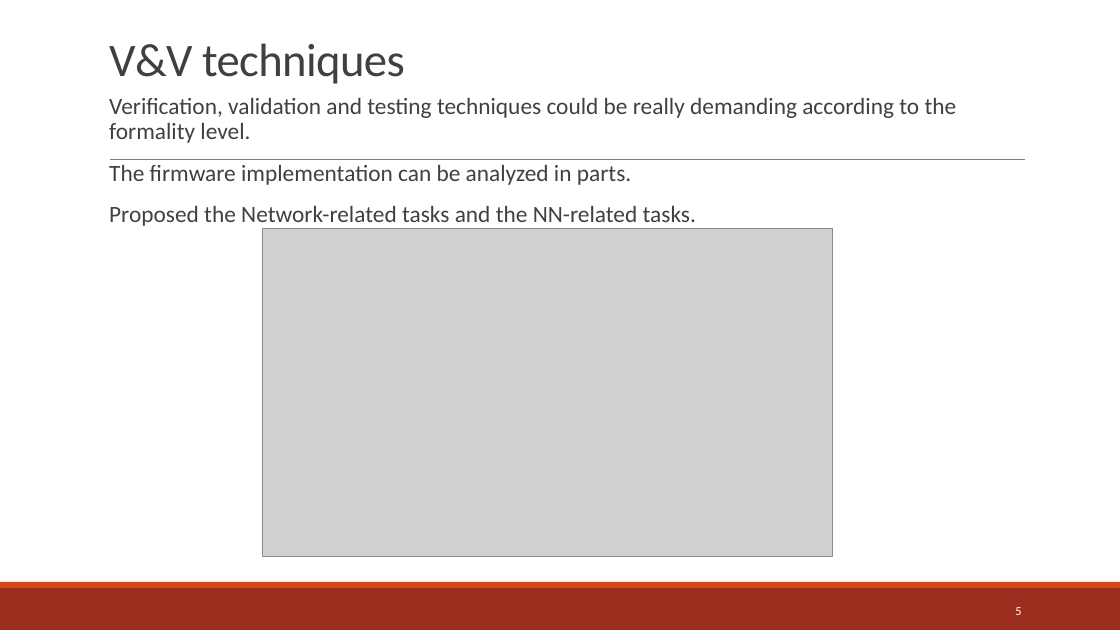
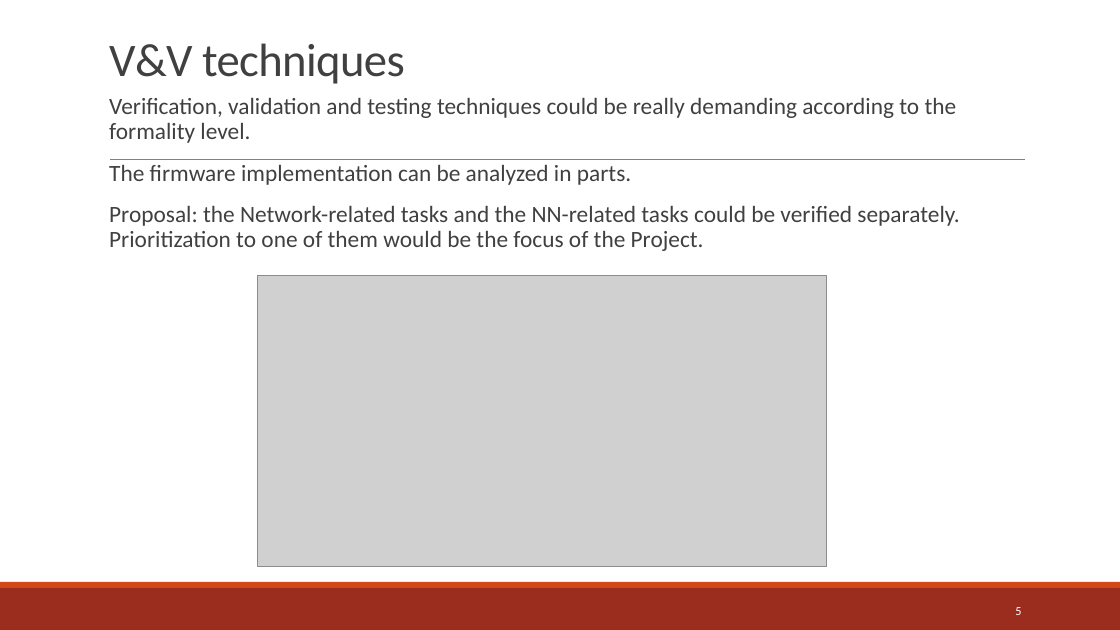
Before and after one commit to jreyesa0901/master_thesis, a slide deck: slide 5 of Resources/MA Proposal Reyes v2.pptx. Drawn at 1120x630 pixels with LibreOffice and Linux fonts; fonts in the diff are those of the drawing; grey boxes stand for pictures. Boxes give left, top, right and bottom in pixels: in the first picture for what was removed or moved away, otherwise in the second. Text is boxed around its words. In the diff, an @@ line names an element or a change of style, - is before the commit and + after.

```diff
--- a/Resources/MA Proposal Reyes v2.pptx
+++ b/Resources/MA Proposal Reyes v2.pptx
@@ text at (109, 206, 959, 251): text changed @@
-  Proposed the Network-related tasks and the NN-related tasks.
+  Proposal: the Network-related tasks and the NN-related tasks could be verified separately. Prioritization to one of them would be the focus of the Project.
@@ picture: place and size @@
-picture at (263, 229, 833, 556)
+picture at (257, 276, 827, 567)
```
Also in this commit, not shown: 11 other slides changed, 1 slide added, 1 slide removed, 14 other files.
